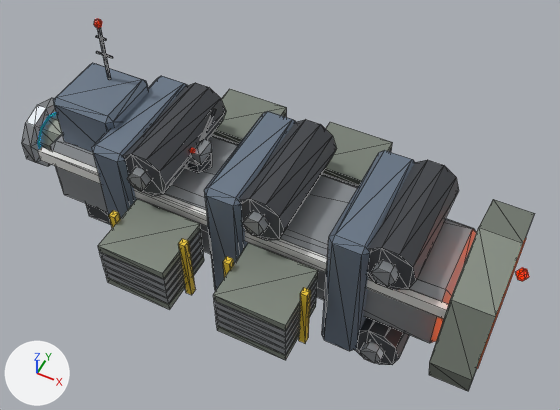
A saved change to the glTF model godot/assets/stations/plating_works.glb.
Camera for both pictures: a 50 mm camera at (0.944, -1.693, 2.053) aimed at (0.103, -0.011, -0.049). Every picture has the same lights, and +X, +Y and +Z are marked at lower left. The older version comes first. Mesh edges are drawn as thin lines. Vertices at exactly the same position are counted once.

In view in the first picture: 'plating_works'.
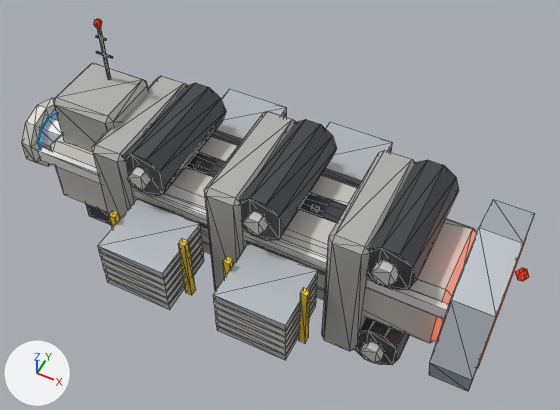
What differs and where, as boxes [x1, y1, x2, y2] in the pictures (560 x 410 px; the box of a moved part takes in the faces that stretch with it):
part 1 of me_plating_works, added (mostly hidden): after [200, 224, 326, 291]
part 2 of me_plating_works, moved or reshaped: before [190, 148, 195, 153]; after [194, 161, 201, 169]
part 3 of me_plating_works, moved or reshaped (not visible afterwards): before [190, 139, 212, 165]
part 4 of me_plating_works, added: after [186, 152, 347, 223]
part 5 of me_plating_works, added: after [311, 205, 320, 212]
part 6 of me_plating_works, deleted: before [186, 152, 212, 173]
part 7 of me_plating_works, deleted: before [200, 109, 217, 142]
part 8 of me_plating_works, added (mostly hidden): after [139, 199, 325, 273]
part 9 of me_plating_works, recoloured (grey to light grey): [22, 98, 477, 363] in both
part 10 of me_plating_works, recoloured (greyish blue to grey): [53, 63, 415, 351] in both
part 11 of me_plating_works, recoloured (grey to light grey): [40, 89, 535, 391] in both

The change, as a list of edits to the scene's bpy script:
```text
Add mat_shippanel:
    mat_shippanel = principled_material('ShipPanel')
    mat_shippanel.base_color = (0.46, 0.46, 0.44)  # grey #b5b5b1
    mat_shippanel.metallic = 0.2
    mat_shippanel.roughness = 0.58
Add mat_shiphull:
    mat_shiphull = principled_material('ShipHull')
    mat_shiphull.base_color = (0.64, 0.63, 0.59)  # light grey #d1d0ca
    mat_shiphull.metallic = 0.15
    mat_shiphull.roughness = 0.58
Add mat_shiparmor:
    mat_shiparmor = principled_material('ShipArmor')
    mat_shiparmor.base_color = (0.5, 0.54, 0.58)  # light grey #bcc2c8
    mat_shiparmor.metallic = 0.3
Change me_plating_works:
    used by ob_plating_works; location = (0.0, 0.0, 0.0)
    remove me_plating_works.from_pydata(...)  # 936 vertices, 1600 faces; spans x -0.99..0.99, y -0.47..0.47, z -0.47..0.47
    add me_plating_works.from_pydata(...)  # 1160 vertices, 1932 faces; spans x -0.99..0.99, y -0.47..0.47, z -0.47..0.47
    me_plating_works part 1: a new loose piece, a box spanning x -0.4899..0.471, y -0.1896..-0.1835, z -0.1927..-0.0985, in mat_accent (white #e7e7e5)
    me_plating_works part 2: the loose piece of 8 vertices spanning x -0.25..-0.23, y -0.04..-0.03, z 0.09..0.1 is moved by (0.01, 0.01, -0.08), in mat_shippanel (grey #b5b5b1)
    me_plating_works part 3: the loose piece of 8 vertices spanning x -0.27..-0.2, y -0.04..0.04, z 0.04..0.09 is turned -90 degrees about the z axis through its middle and scaled by 0.311, then moved by (0.04, -0.34, -0.28), in mat_shippanel (grey #b5b5b1)
    me_plating_works part 4: a new loose piece, a box spanning x -0.5906..0.5717, y -0.0428..0.0428, z 0.0058..0.0109, in mat_hulldark (dark grey #4d5055)
    me_plating_works part 5: a new loose piece, a box spanning x 0.234..0.26, y -0.03..-0.016, z 0.011..0.025, in mat_hulldark (dark grey #4d5055)
    me_plating_works part 6: the loose piece of 12 vertices spanning x -0.29..-0.18, y -0.05..0.05, z 0.01..0.05 is deleted
    me_plating_works part 7: the loose piece of 8 vertices spanning x -0.25..-0.23, y 0.0..0.14, z 0.07..0.16 is deleted
    me_plating_works part 8: 40 vertices added at x -0.55..0.47, y -0.36..0.19, z -0.22..0.01
    me_plating_works part 9: 436 faces spanning x -0.99..0.81, y -0.47..0.47, z -0.42..0.12 switch from mat_hull (grey #9ba0a4) to mat_shiphull (light grey #d1d0ca)
    me_plating_works part 10: 176 faces spanning x -0.77..0.52, y -0.23..0.23, z -0.45..0.21 switch from mat_steel (greyish blue #768495) to mat_shippanel (grey #b5b5b1)
    me_plating_works part 11: 196 faces spanning x -0.97..0.94, y -0.47..0.47, z -0.47..0.18 switch from mat_armor (grey #848b81) to mat_shiparmor (light grey #bcc2c8)
    other edits to the shape of me_plating_works do not show in these pictures
```
